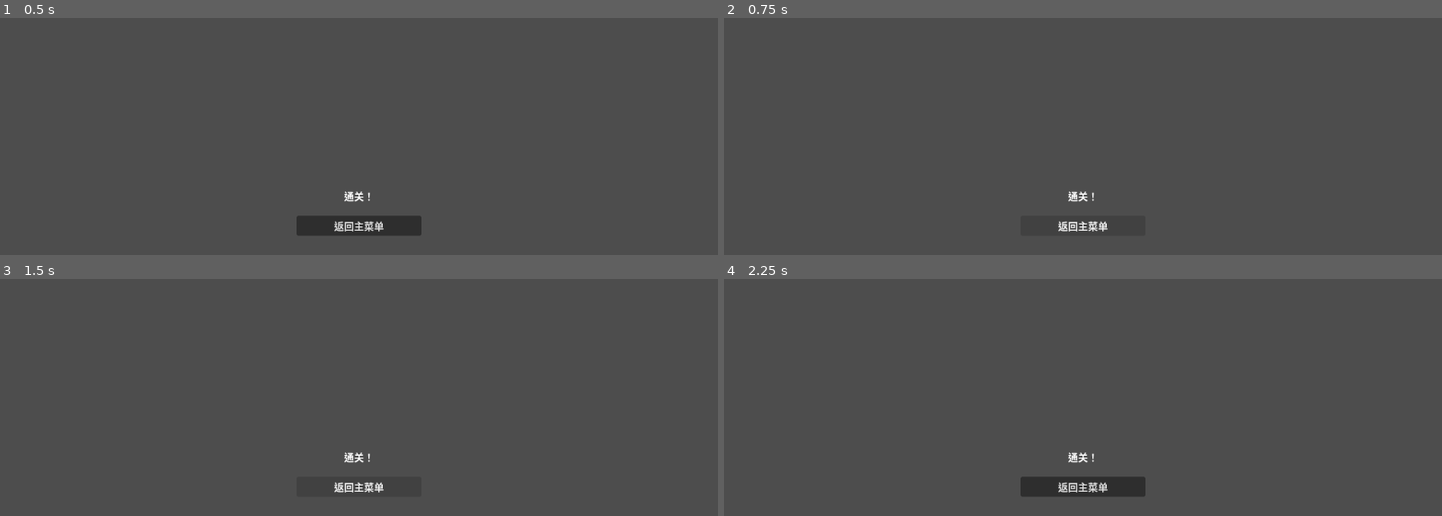
Above: before the commit, frames 1-4 (two rows, left to right).
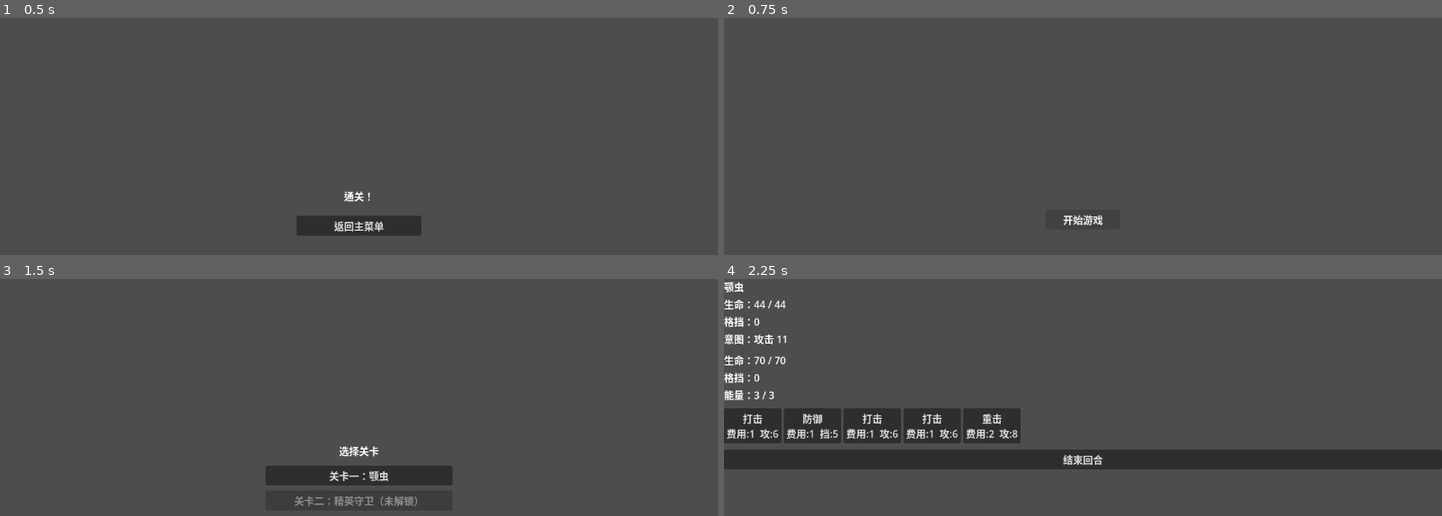
Above: after the commit, the same moments.

Repository: archer47-qingmei/AIGameTest2
Game: Godot game, scene res://win/WinScreen.tscn
The game is run twice, just before and just after one commit, with the same random seed, the same clock (stepped at 60 frames per second) and the same inputs. This scene is started directly instead of the project's main scene.
Inputs (mouse positions are in pixels of both pictures, inside the frame that each line leads up to):
- Up to frame 1 (0.5 s): no input
- Up to frame 2 (0.75 s): click "返回主菜单" at 0.5 s
- Up to frame 3 (1.5 s): click (359, 480) at 1.25 s, where only the run after the commit has a clickable "开始游戏"
- Up to frame 4 (2.25 s): click (1083, 475) at 2 s, where only the run after the commit has a clickable "关卡一：颚虫"

Frame 1 is identical in both runs. In frame 2, 0.4% of the frame differs, in the area x 46-54%, y 73-91%; in frame 3, 2.2%; in frame 4, 16%, in the area x 0-100%, y 1-92%.
Error before the commit: Invalid access to property or key 'pressed' on a base object of type 'null instance'. (res://win/WinScreen.gd:4)

Commit message:
fix: correct BtnMenu node path in WinScreen

Diff:
--- a/win/WinScreen.gd
+++ b/win/WinScreen.gd
@@ -1,4 +1,4 @@
 extends Control
 
 func _ready() -> void:
-	$BtnMenu.pressed.connect(GameManager.go_to_menu)
+	$VBoxContainer/BtnMenu.pressed.connect(GameManager.go_to_menu)
